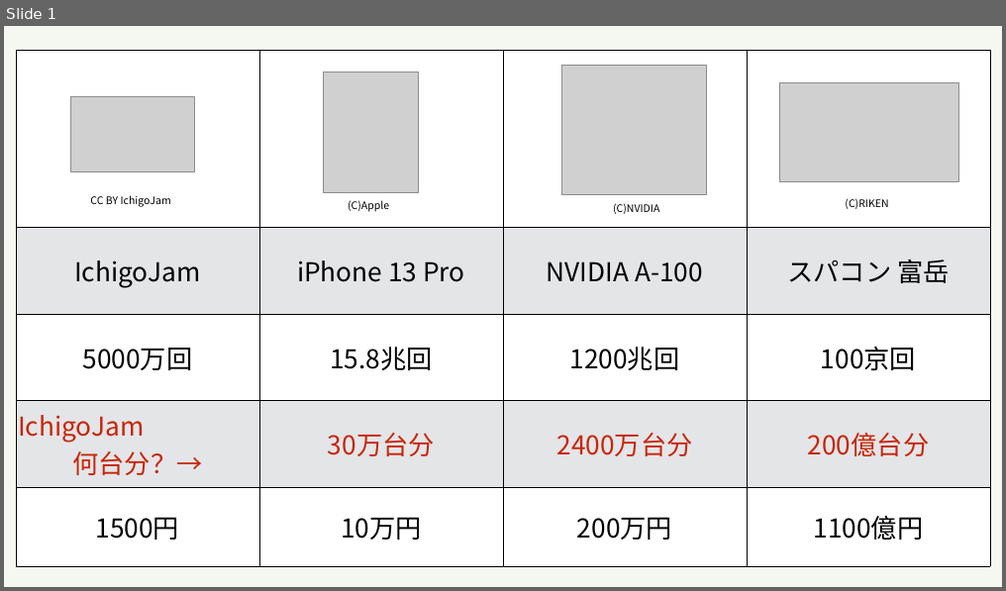
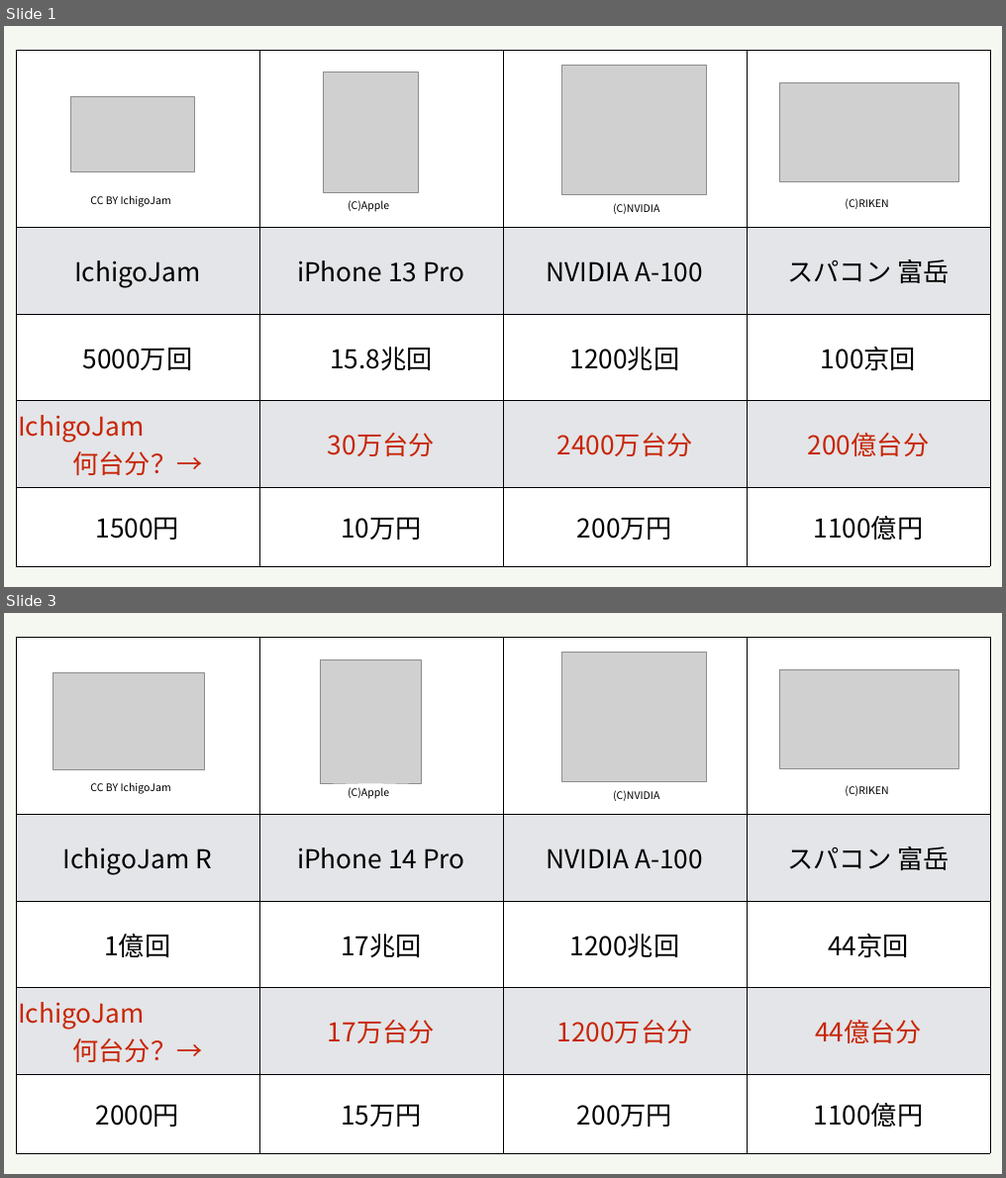
Before and after one commit to IchigoJam/slide, a slide deck: cpu/cpu.pptx. Shown one above the other, each under a label of ours: slide 1 before the commit, slides 1 and 3 after it; the slides between them are not shown. The pictures are 1006x591 and 1006x1178 pixels, drawn with LibreOffice and Linux fonts; fonts in the diff are those of the drawing; grey boxes stand for pictures; background and template pictures are left out. Boxes give left, top, right and bottom in pixels: in the first picture for what was removed or moved away, otherwise in the second. Text is boxed around its words. In the diff, an @@ line names an element or a change of style, - is before the commit and + after.

```diff
--- a/cpu/cpu.pptx
+++ b/cpu/cpu.pptx
@@ slide 3 added at (4, 613, 1002, 1174), background #F5F8F0 @@
@@ table added at (16, 637, 990, 1154), 5 rows, 4 columns @@
+ |  |  | 
+IchigoJam R | iPhone 14 Pro | NVIDIA A-100 | スパコン 富岳
+1億回 | 17兆回 | 1200兆回 | 44京回
+IchigoJam 何台分？→ | 17万台分 | 1200万台分 | 44億台分
+2000円 | 15万円 | 200万円 | 1100億円
@@ picture added at (320, 660, 421, 783) @@
@@ picture added at (562, 652, 706, 781) @@
@@ picture added at (779, 669, 959, 768) @@
@@ picture added at (53, 672, 204, 769) @@
@@ text added at (90, 782, 171, 794), 20 pt, text #000000 @@
+CC BY IchigoJam
@@ text added at (348, 787, 389, 799), 20 pt, text #000000 @@
+(C)Apple
@@ text added at (613, 790, 659, 801), 20 pt, text #000000 @@
+(C)NVIDIA
@@ text added at (845, 785, 888, 796), 20 pt, text #000000 @@
+(C)RIKEN
```
Also in this commit, not shown: 1 slide changed, 4 other files.
